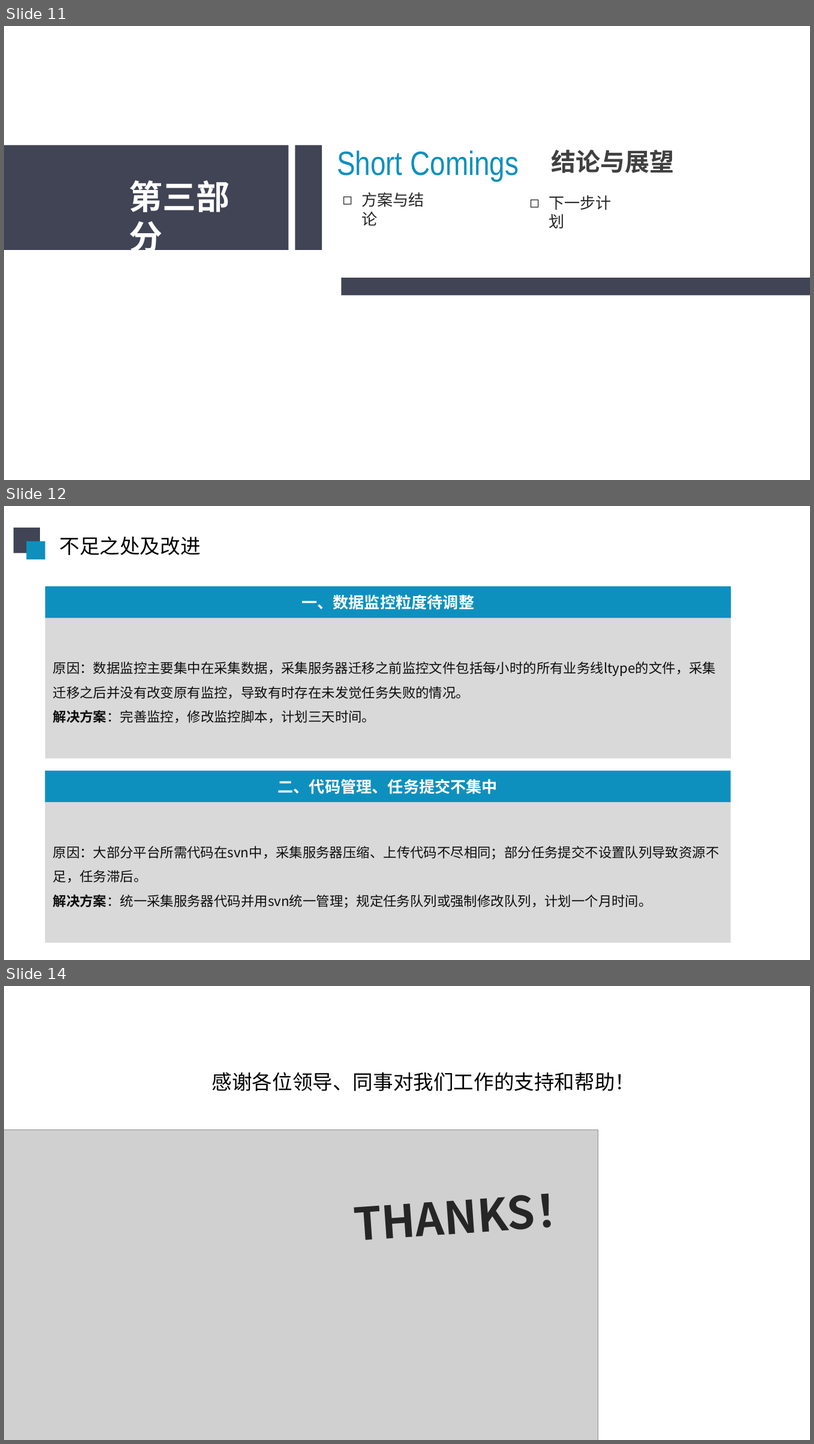
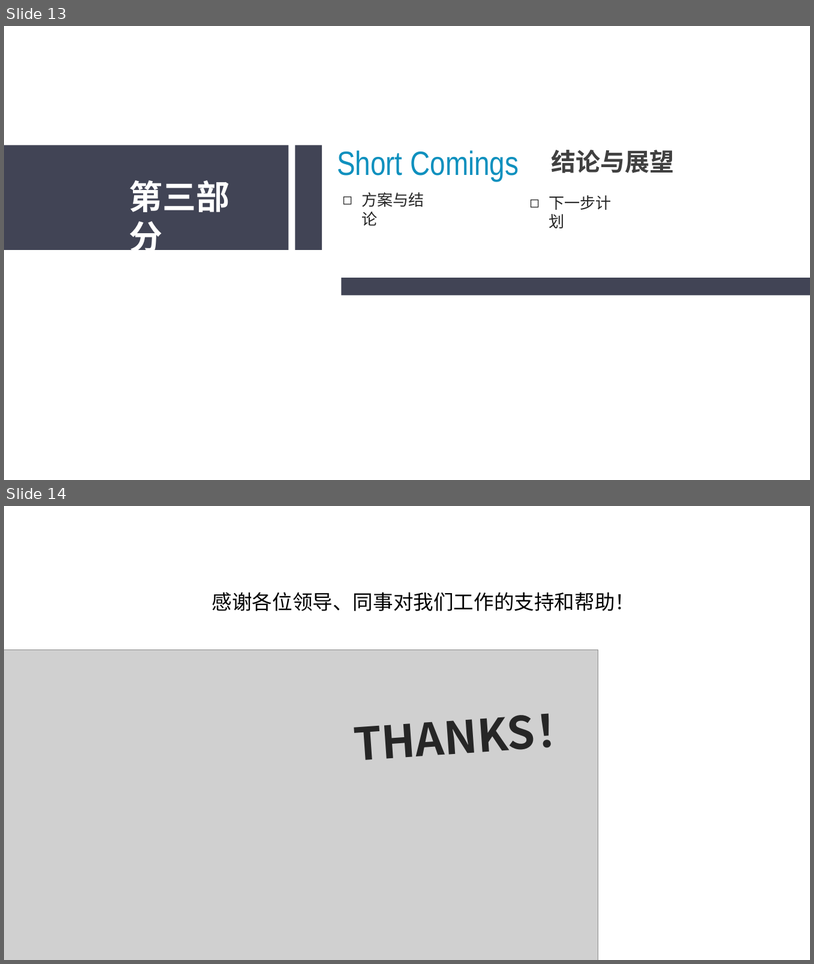
Before and after one commit to sunliangliang9201/interview_prepare, a slide deck: 在线阶段汇报20190606.pptx. Shown one above the other, each under a label of ours: slides 11, 12 and 14 before the commit, slides 13 and 14 after it; the slides between them are not shown. The pictures are 814x1444 and 814x964 pixels, drawn with LibreOffice and Linux fonts; fonts in the diff are those of the drawing; grey boxes stand for pictures. Boxes give left, top, right and bottom in pixels: in the first picture for what was removed or moved away, otherwise in the second. Text is boxed around its words. In the diff, an @@ line names an element or a change of style, - is before the commit and + after.

```diff
--- a/在线阶段汇报20190606.pptx
+++ b/在线阶段汇报20190606.pptx
@@ slide 12 removed at box(4, 506, 810, 960), background #FFFFFF @@
@@ rectangle removed at box(14, 528, 40, 553) @@
@@ rectangle removed at box(27, 541, 45, 560) @@
@@ text removed at box(60, 537, 201, 555) @@
-不足之处及改进
@@ rectangle removed at box(45, 586, 731, 617) @@
-一、数据监控粒度待调整
@@ rectangle removed at box(45, 618, 731, 759) @@
-原因：数据监控主要集中在采集数据，采集服务器迁移之前监控文件包括每小时的所有业务线ltype的文件，采集迁移之后并没有改变原有监控，导致有时存在未发觉任务失败的情况。
-解决方案：完善监控，修改监控脚本，计划三天时间。
@@ rectangle removed at box(45, 771, 731, 802) @@
-二、代码管理、任务提交不集中
@@ rectangle removed at box(45, 802, 731, 942) @@
-原因：大部分平台所需代码在svn中，采集服务器压缩、上传代码不尽相同；部分任务提交不设置队列导致资源不足，任务滞后。
-解决方案：统一采集服务器代码并用svn统一管理；规定任务队列或强制修改队列，计划一个月时间。
@@ what was slide 11 is now slide 13 @@
```
Also in this commit, not shown: 3 slides changed, 6 slides added, 5 other slides removed.
